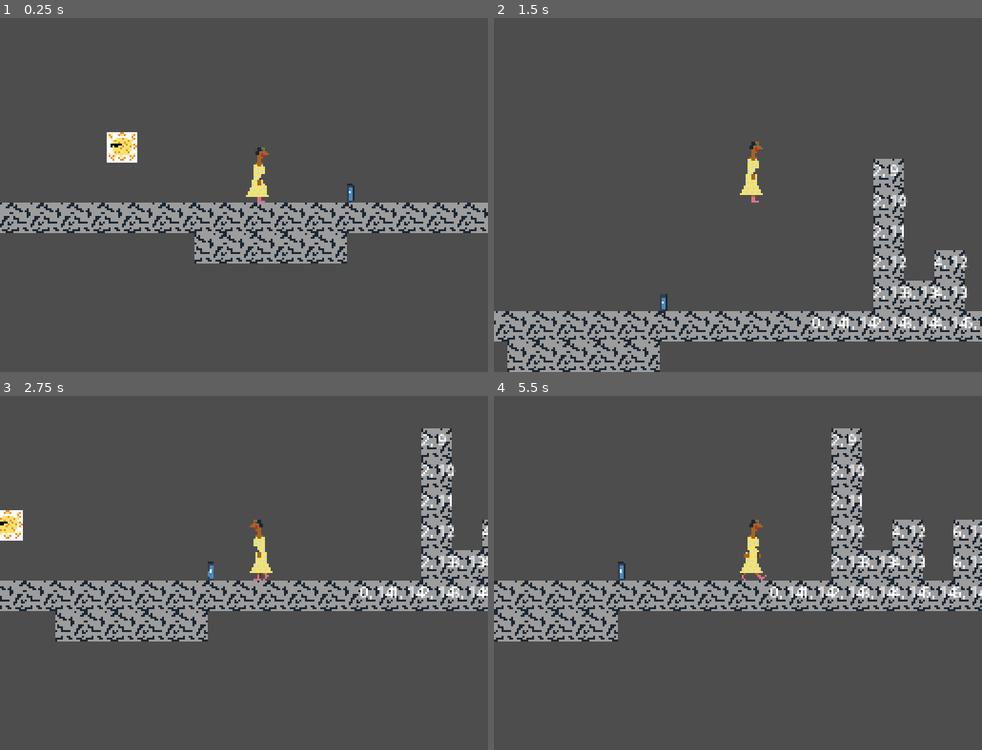
Above: before the commit, frames 1-4 (two rows, left to right).
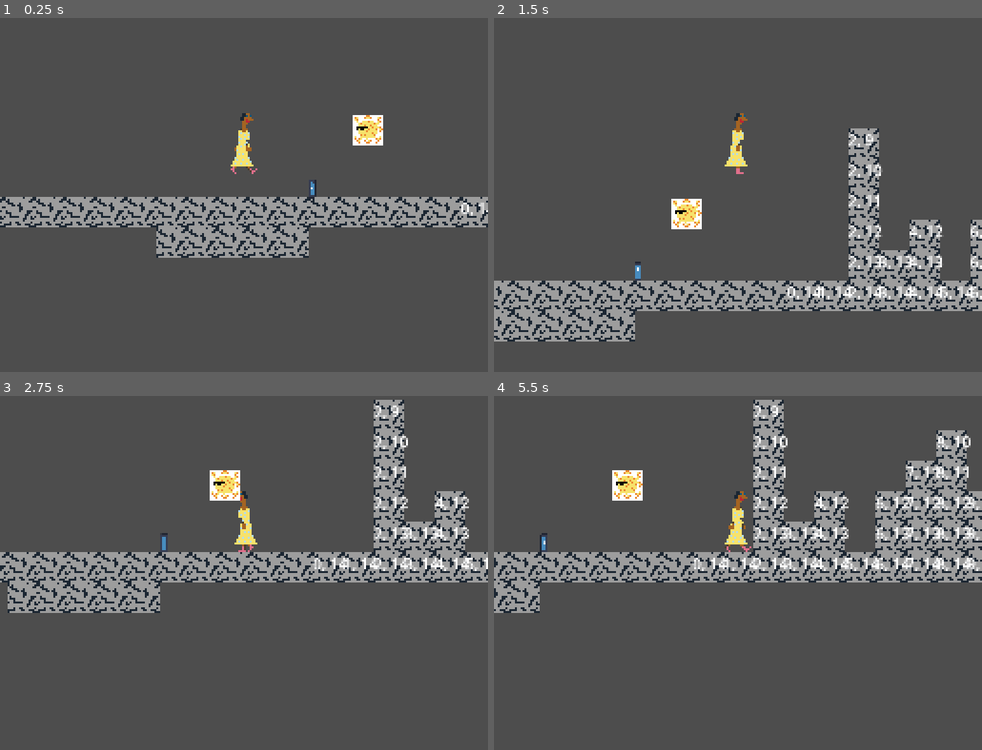
Above: after the commit, the same moments.

Repository: Stan-Stani/godot-minigames
Game: Godot game, scene res://main.tscn
Two runs of this game, one before a commit and one after it. Both use one fixed random seed, a clock stepped at 60 frames per second and the inputs below. The engine's default icon, where the game draws it, is replaced by a stand-in: a white triangle on a blue panel in a dark square.
Inputs:
- Up to frame 1 (0.25 s): no input
- Up to frame 2 (1.5 s): hold Right (ui_right) from 0.53 s (still down); tap Space (ui_select) at 0.77 s
- Up to frame 3 (2.75 s): tap Space (ui_select) at 1.52 s; release Right (ui_right) at 2.03 s; hold Left (ui_left) from 2.03 s (still down)
- Up to frame 4 (5.5 s): release Left (ui_left) at 2.78 s; hold Right (ui_right) 2.78-4.28 s; tap Space (ui_select) at 3.02, 3.77, 4.52 s; hold Left (ui_left) 4.28-5.03 s; hold Right (ui_right) from 5.03 s (still down)

The runs differ from the first frame. In frame 1, 9.6% of the frame differs, in the area x 0-100%, y 26-70%; in frame 2, 25%; in frame 3, 24%; in frame 4, 29%, in the area x 0-100%, y 1-70%.

Commit message:
feat: being basic health system

Diff:
--- /dev/null
+++ b/event_bus.gd
@@ -0,0 +1,4 @@
+extends Node
+# autoload
+
+signal player_health_change(delta: int)
--- a/glasun.gd
+++ b/glasun.gd
@@ -1,11 +1,23 @@
-extends StaticBody2D
+extends CharacterBody2D
+var move: bool = true
 
 @onready var colleen: CharacterBody2D = %Colleen
 
 func _physics_process(delta: float) -> void:
-	if colleen.position.x > self.position.x:
-		print('go right')
-		self.position.x += delta * 5
-	elif colleen.position.x < self.position.y:
-		print('go left')
-		self.position.x -= delta * 5
+	if move:
+		if round(colleen.position.x) > round(self.position.x):
+			self.position.x += delta * 5
+		elif round(colleen.position.x) < round(self.position.y):
+			self.position.x -= delta * 5
+
+
+func _on_area_2d_body_entered(body: Node2D) -> void:
+	if body == %Colleen:
+		EventBus.player_health_change.emit(-1)
+		move = false
+
+
+func _on_area_2d_body_exited(body: Node2D) -> void:
+	print('exit')
+	if body == %Colleen:
+		move = true
--- a/glasun.tscn
+++ b/glasun.tscn
@@ -6,7 +6,7 @@
 [sub_resource type="CircleShape2D" id="CircleShape2D_yyqmi"]
 radius = 8.0
 
-[node name="Glasun" type="StaticBody2D"]
+[node name="Glasun" type="CharacterBody2D"]
 script = ExtResource("1_g3y8h")
 
 [node name="Glasun" type="Sprite2D" parent="."]
@@ -14,3 +14,11 @@
 
 [node name="CollisionShape2D" type="CollisionShape2D" parent="."]
 shape = SubResource("CircleShape2D_yyqmi")
+
+[node name="Area2D" type="Area2D" parent="."]
+
+[node name="CollisionShape2D" type="CollisionShape2D" parent="Area2D"]
+shape = SubResource("CircleShape2D_yyqmi")
+
+[connection signal="body_entered" from="Area2D" to="." method="_on_area_2d_body_entered"]
+[connection signal="body_exited" from="Area2D" to="." method="_on_area_2d_body_exited"]
--- a/main.tscn
+++ b/main.tscn
@@ -27,7 +27,7 @@
 
 [node name="Colleen" parent="." instance=ExtResource("1_ig7tw")]
 unique_name_in_owner = true
-position = Vector2(-134, 192)
+position = Vector2(-114, 189)
 
 [node name="Camera2D" type="Camera2D" parent="Colleen"]
 
@@ -50,4 +50,4 @@
 shape = SubResource("RectangleShape2D_1bvp3")
 
 [node name="Glasun" parent="." instance=ExtResource("5_lquwl")]
-position = Vector2(-199, 195)
+position = Vector2(-48, 189)
--- a/player.gd
+++ b/player.gd
@@ -1,4 +1,5 @@
 extends CharacterBody2D
+
 
 @export var speed_base = 100
 @export var gravity = 200
@@ -10,13 +11,16 @@
 var was_just_in_air: bool = true
 
 
+func _ready() -> void:
+	EventBus.player_health_change.connect(_on_player_health_change)
+
 func _process(_delta: float) -> void:
 	if self.is_on_floor():
 		if (Input.is_action_pressed("ui_right")
 			|| Input.is_action_pressed("ui_left")):
-				$Colleen.play('walk')
-		elif !was_just_in_air && $Colleen.animation != 'jump':
-			$Colleen.play('idle')
+				$AnimatedSprite2D.play('walk')
+		elif !was_just_in_air && $AnimatedSprite2D.animation != 'jump':
+			$AnimatedSprite2D.play('idle')
 
 func _physics_process(delta):
 	velocity.y += gravity * delta
@@ -35,9 +39,9 @@
 	velocity.x = horizontal_input * speed
 
 	if horizontal_input > 0:
-		$Colleen.scale.x = -1
+		$AnimatedSprite2D.scale.x = -1
 	elif horizontal_input < 0:
-		$Colleen.scale.x = 1
+		$AnimatedSprite2D.scale.x = 1
 
 func handle_jump_input():
 	var jump_input: float = - (
@@ -49,13 +53,13 @@
 		velocity.y = jump_input * jump_force
 		if jump_input != 0:
 			was_just_in_air = true
-			$Colleen.play('jump', 2)
+			$AnimatedSprite2D.play('jump', 2)
 
 func handle_land():
 	if !self.is_on_floor():
 		was_just_in_air = true
 	if was_just_in_air && self.is_on_floor():
-		$Colleen.play('jump')
+		$AnimatedSprite2D.play('jump')
 		was_just_in_air = false
 
 func handle_distance_from_wand():
@@ -63,4 +67,7 @@
 	if distance >= 100:
 		jump_force = jump_force_base + jump_force_base * (distance / 1000)
 		speed = speed_base + speed_base * (distance / 1000)
-	print(distance, jump_force_base, speed_base)
+	# print(distance, jump_force_base, speed_base)
+
+func _on_player_health_change(delta: int):
+	print("delta health ", delta)
--- a/player.tscn
+++ b/player.tscn
@@ -1,19 +1,17 @@
-[gd_scene load_steps=4 format=3 uid="uid://tpn04gos0veu"]
+[gd_scene load_steps=4 format=3 uid="uid://bwx5me5apc5tg"]
 
 [ext_resource type="Script" uid="uid://dtl3w078lmct4" path="res://player.gd" id="1_4flbx"]
 [ext_resource type="PackedScene" uid="uid://clqj15kv7id7p" path="res://Colleen.tscn" id="2_onrkg"]
 
 [sub_resource type="CapsuleShape2D" id="CapsuleShape2D_sh265"]
-radius = 7.75
+radius = 5.0
 height = 32.0
 
 [node name="CharacterBody2D" type="CharacterBody2D"]
 script = ExtResource("1_4flbx")
 
-[node name="Colleen" parent="." instance=ExtResource("2_onrkg")]
-position = Vector2(8, 15)
+[node name="CollisionShape2D" type="CollisionShape2D" parent="."]
+shape = SubResource("CapsuleShape2D_sh265")
+
+[node name="AnimatedSprite2D" parent="." instance=ExtResource("2_onrkg")]
 scale = Vector2(-1, 1)
-
-[node name="CollisionShape2D" type="CollisionShape2D" parent="."]
-position = Vector2(8, 15)
-shape = SubResource("CapsuleShape2D_sh265")
--- a/project.godot
+++ b/project.godot
@@ -14,6 +14,10 @@
 run/main_scene="uid://cvhktbdwiarkb"
 config/features=PackedStringArray("4.4", "GL Compatibility")
 config/icon="res://icon.svg"
+
+[autoload]
+
+EventBus="*res://event_bus.gd"
 
 [display]
 
Not shown, added: event_bus.gd.uid
Not shown: 1 places in main.tscn that only renumber resources
